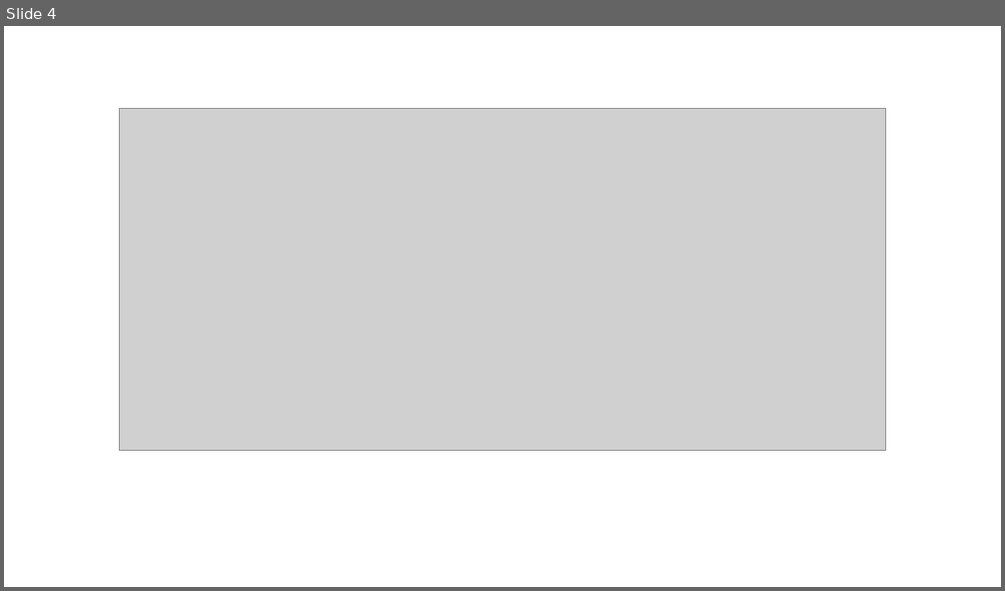
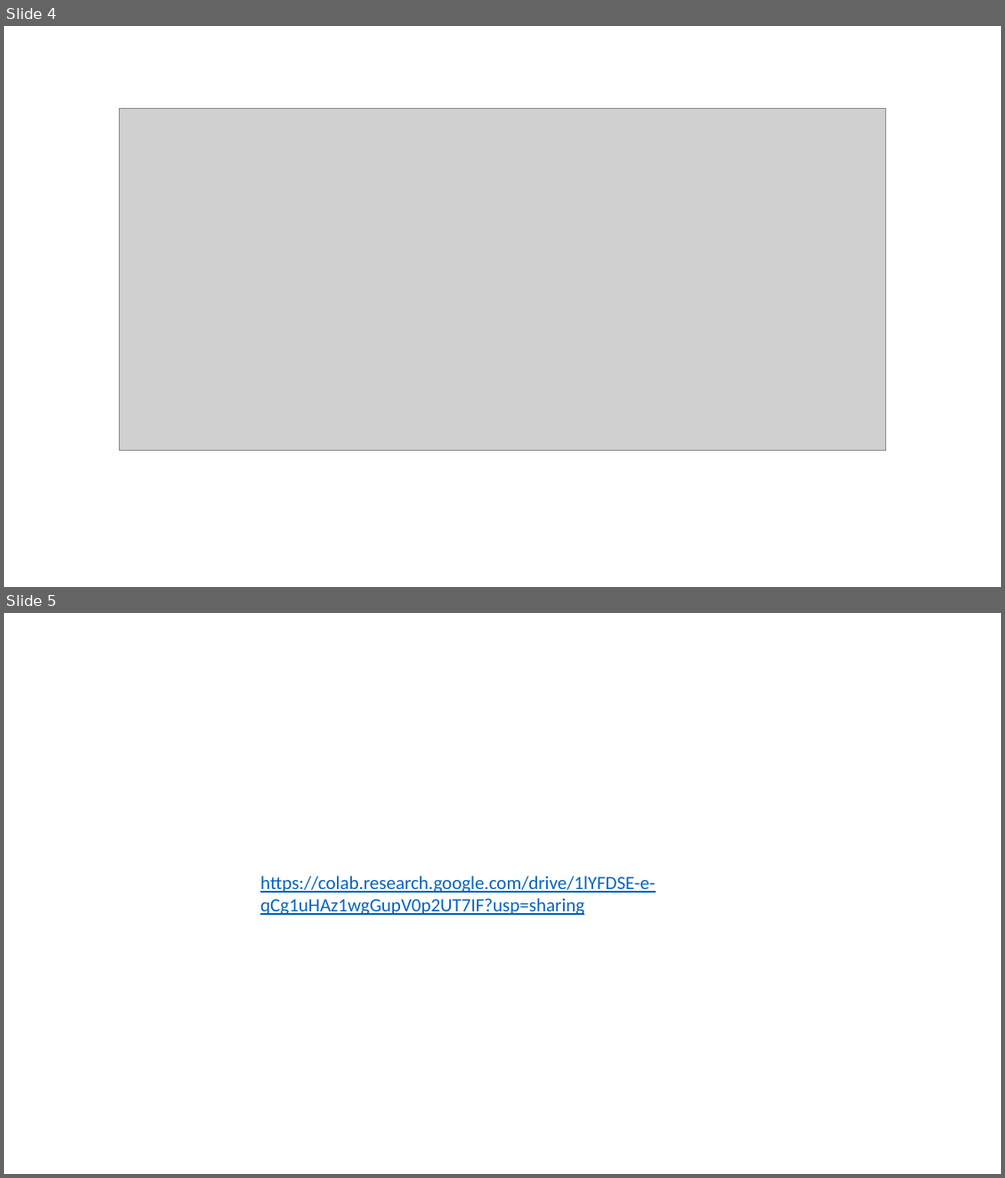
Before and after one commit to WilderGitHub/MCD, a slide deck: II. 08 Minería de Datos II/Presentación1.pptx. Shown one above the other, each under a label of ours: slide 4 before the commit, slides 4 and 5 after it. The pictures are 1005x591 and 1005x1178 pixels, drawn with LibreOffice and Linux fonts; fonts in the diff are those of the drawing; grey boxes stand for pictures. Boxes give left, top, right and bottom in pixels: in the first picture for what was removed or moved away, otherwise in the second. Text is boxed around its words. In the diff, an @@ line names an element or a change of style, - is before the commit and + after.

```diff
--- a/II. 08 Minería de Datos II/Presentación1.pptx
+++ b/II. 08 Minería de Datos II/Presentación1.pptx
@@ slide 5 added at [4,613,1001,1174], background #FFFFFF @@
@@ text added at [260,876,655,915], 18 pt, text #0563C1, underline @@
+https://colab.research.google.com/drive/1lYFDSE-e-qCg1uHAz1wgGupV0p2UT7IF?usp=sharing
```
Also in this commit, not shown: 5 other slides added.
